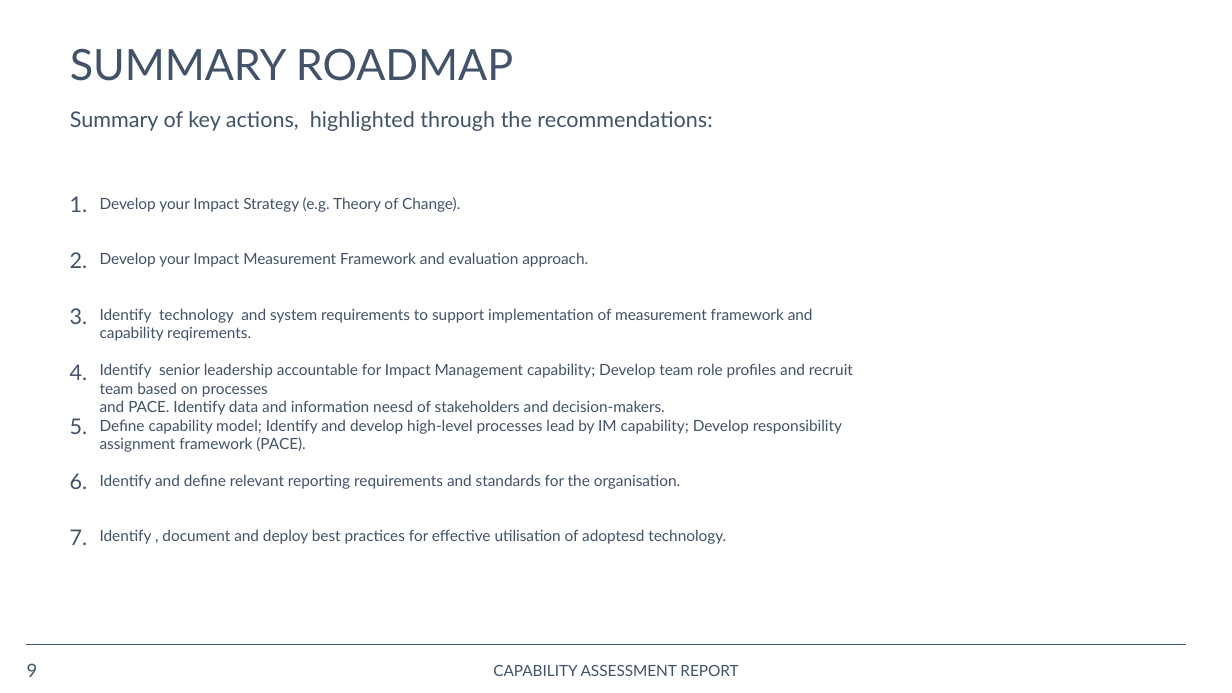
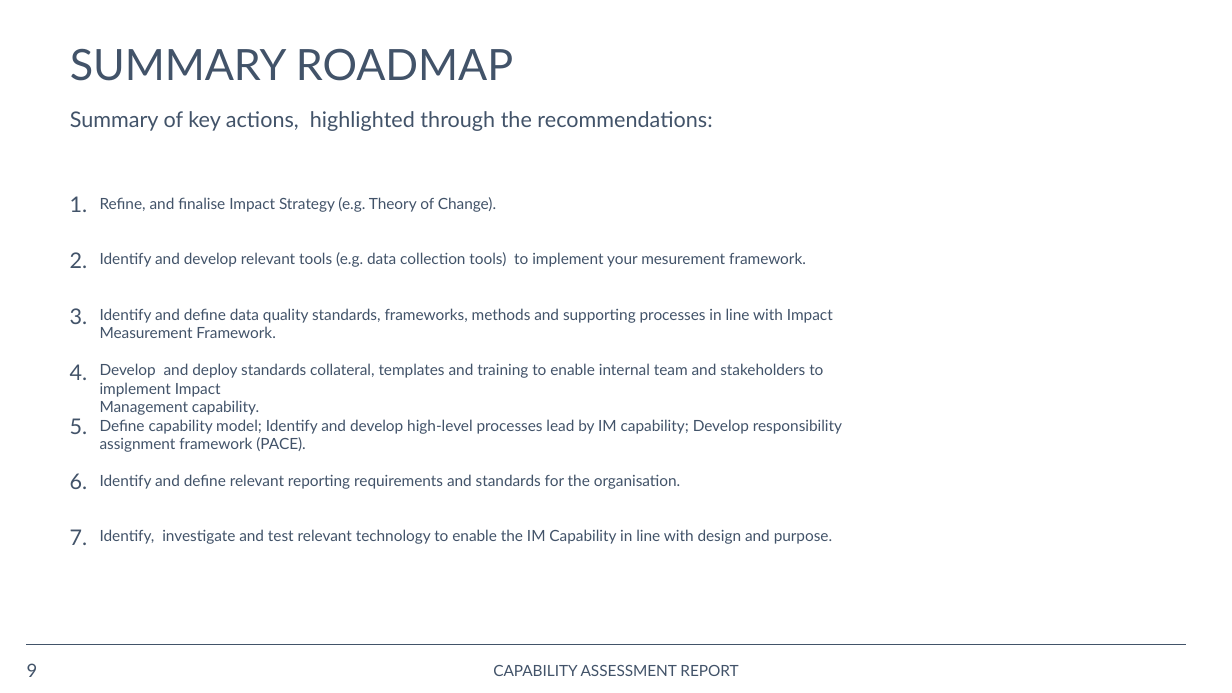
Before and after one commit to opus-meum/power-automate, a slide deck: slide 9 of Capability Assessment Report.pptx. Drawn at 1232x693 pixels with LibreOffice and Linux fonts; fonts in the diff are those of the drawing; background and template pictures are left out. Boxes give left, top, right and bottom in pixels: in the first picture for what was removed or moved away, otherwise in the second. Text is boxed around its words. In the diff, an @@ line names an element or a change of style, - is before the commit and + after.

```diff
--- a/Capability Assessment Report.pptx
+++ b/Capability Assessment Report.pptx
@@ text at [100,197,496,212]: text changed @@
-Develop your Impact Strategy (e.g. Theory of Change).
+Refine, and finalise Impact Strategy (e.g. Theory of Change).
@@ text at [100,252,806,267]: text changed @@
-Develop your Impact Measurement Framework and evaluation approach.
+Identify and develop relevant tools (e.g. data collection tools) to implement your mesurement framework.
@@ text at [100,308,833,338]: text changed @@
-Identify technology and system requirements to support implementation of measurement framework and capability reqirements.
+Identify and define data quality standards, frameworks, methods and supporting processes in line with Impact Measurement Framework.
@@ text at [100,363,823,415]: text changed @@
-Identify senior leadership accountable for Impact Management capability; Develop team role profiles and recruit team based on processes
-and PACE. Identify data and information neesd of stakeholders and decision-makers.
+Develop and deploy standards collateral, templates and training to enable internal team and stakeholders to implement Impact
+Management capability.
@@ text at [100,529,832,544]: text changed @@
-Identify , document and deploy best practices for effective utilisation of adoptesd technology.
+Identify, investigate and test relevant technology to enable the IM Capability in line with design and purpose.
```
Also in this commit, not shown: 11 other slides changed, 19 other files.
